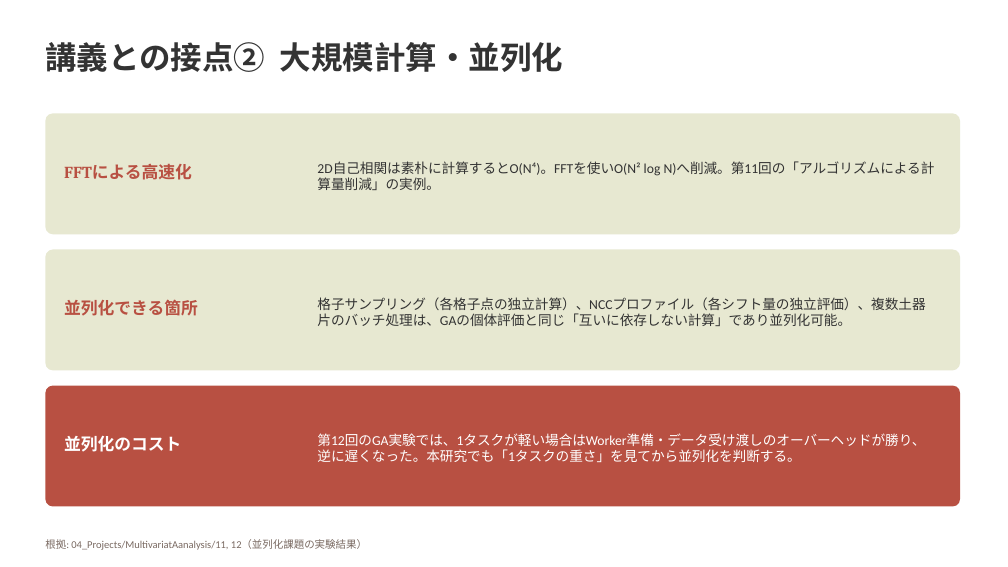
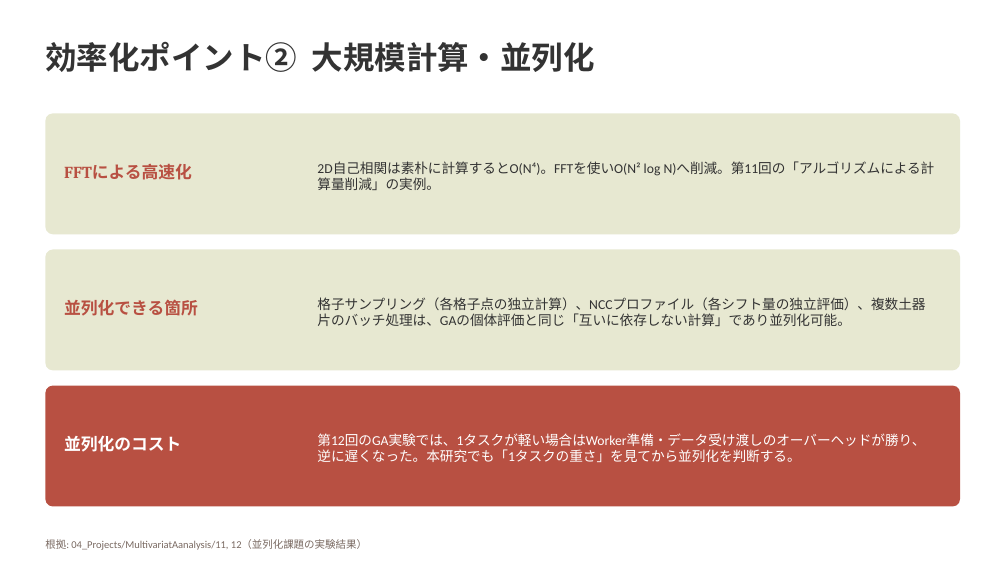
Before and after one commit to Ryusan09/MultivariatAanalysis, a slide deck: slide 8 of 13/第13回発表_修士研究と大規模計算.pptx (slide 6 before the commit). Drawn at 1008x567 pixels with LibreOffice and Linux fonts; fonts in the diff are those of the drawing. Boxes give left, top, right and bottom in pixels: in the first picture for what was removed or moved away, otherwise in the second. Text is boxed around its words. In the diff, an @@ line names an element or a change of style, - is before the commit and + after.

```diff
--- a/13/第13回発表_修士研究と大規模計算.pptx
+++ b/13/第13回発表_修士研究と大規模計算.pptx
@@ text at <box>45,42,595,72</box>: text changed @@
-講義との接点② 大規模計算・並列化
+効率化ポイント② 大規模計算・並列化
```
Also in this commit, not shown: 5 other slides changed.
